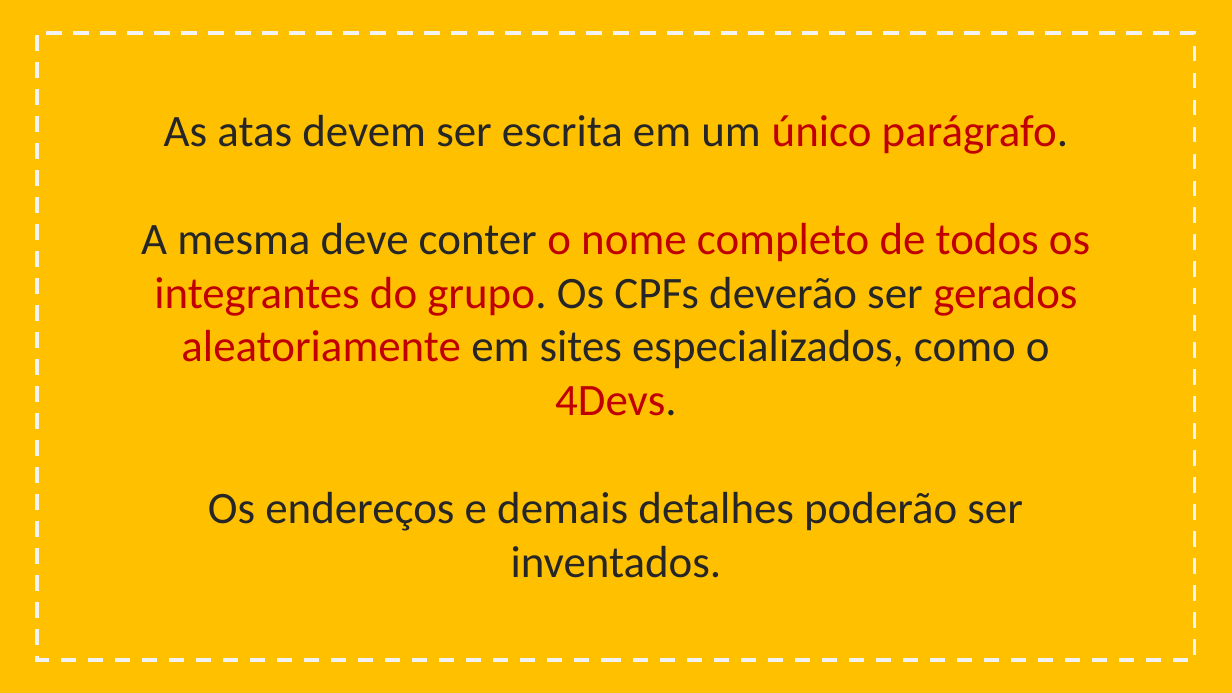
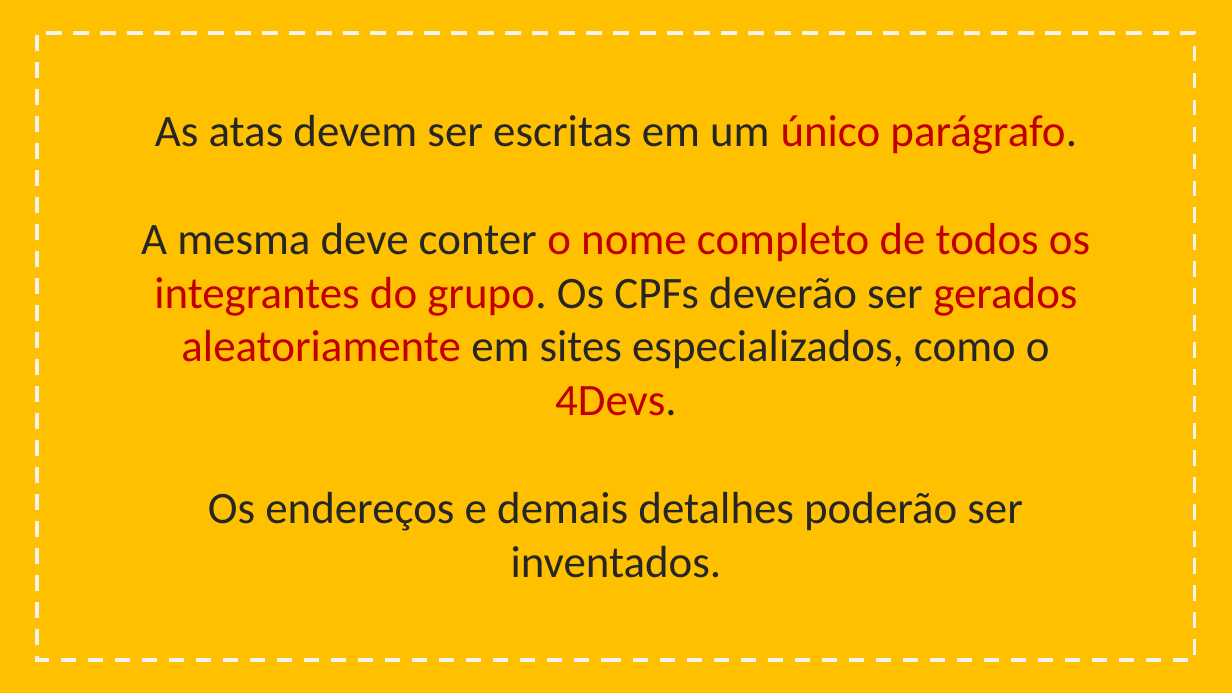
Before and after one commit to zmdy/aulas, a slide deck: slide 36 of source/assets/content/administracao/modulo-02/modelo-slide-tcm.pptx (slide 29 before the commit). Drawn at 1232x693 pixels with LibreOffice and Linux fonts; fonts in the diff are those of the drawing. Boxes give left, top, right and bottom in pixels: in the first picture for what was removed or moved away, otherwise in the second. Text is boxed around its words. In the diff, an @@ line names an element or a change of style, - is before the commit and + after.

```diff
--- a/source/assets/content/administracao/modulo-02/modelo-slide-tcm.pptx
+++ b/source/assets/content/administracao/modulo-02/modelo-slide-tcm.pptx
@@ text at (155,114,1077,154): text changed @@
-As atas devem ser escrita em um único parágrafo.
+As atas devem ser escritas em um único parágrafo.
```
Also in this commit, not shown: 3 other slides changed, 7 slides added, 50 other files.
